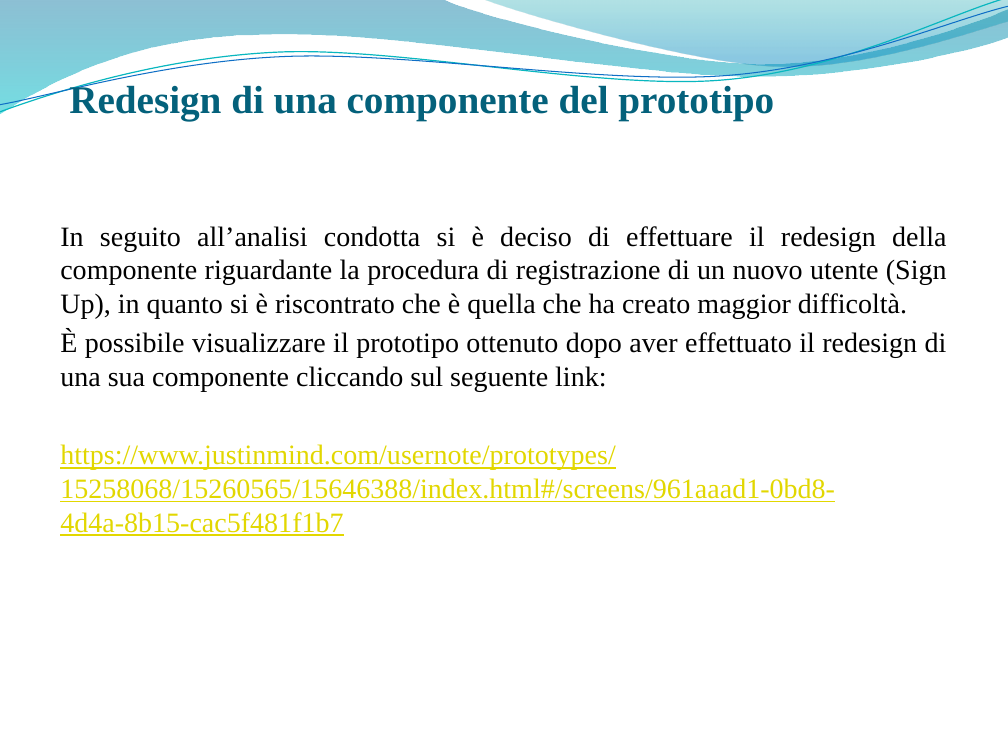
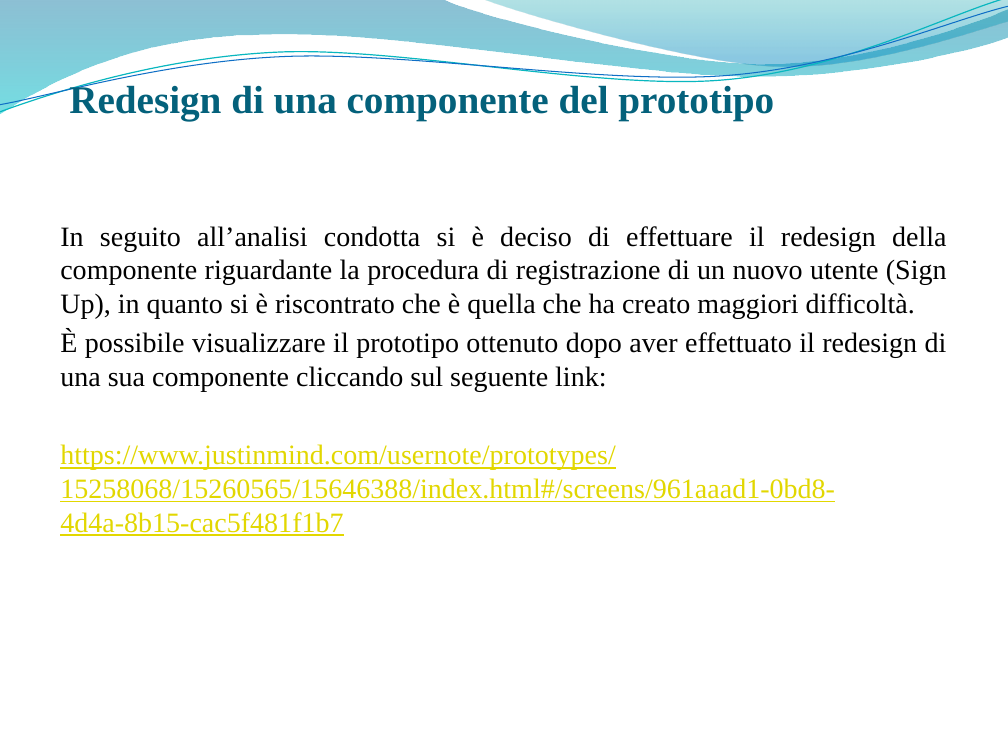
Before and after one commit to giusmastro91/Cognitive-systems, a slide deck: slide 40 of Prova_6/Leone_Mastrosimone_PresentazioneProgetto.pptx. Drawn at 1008x756 pixels with LibreOffice and Linux fonts; fonts in the diff are those of the drawing; background and template pictures are left out. Boxes give left, top, right and bottom in pixels: in the first picture for what was removed or moved away, otherwise in the second. Text is boxed around its words. In the diff, an @@ line names an element or a change of style, - is before the commit and + after.

```diff
--- a/Prova_6/Leone_Mastrosimone_PresentazioneProgetto.pptx
+++ b/Prova_6/Leone_Mastrosimone_PresentazioneProgetto.pptx
@@ text at [60,226,947,319]: text changed @@
-In seguito all’analisi condotta si è deciso di effettuare il redesign della componente riguardante la procedura di registrazione di un nuovo utente (Sign Up), in quanto si è riscontrato che è quella che ha creato maggior difficoltà.
+In seguito all’analisi condotta si è deciso di effettuare il redesign della componente riguardante la procedura di registrazione di un nuovo utente (Sign Up), in quanto si è riscontrato che è quella che ha creato maggiori difficoltà.
```
Also in this commit, not shown: 1 other slide changed.
